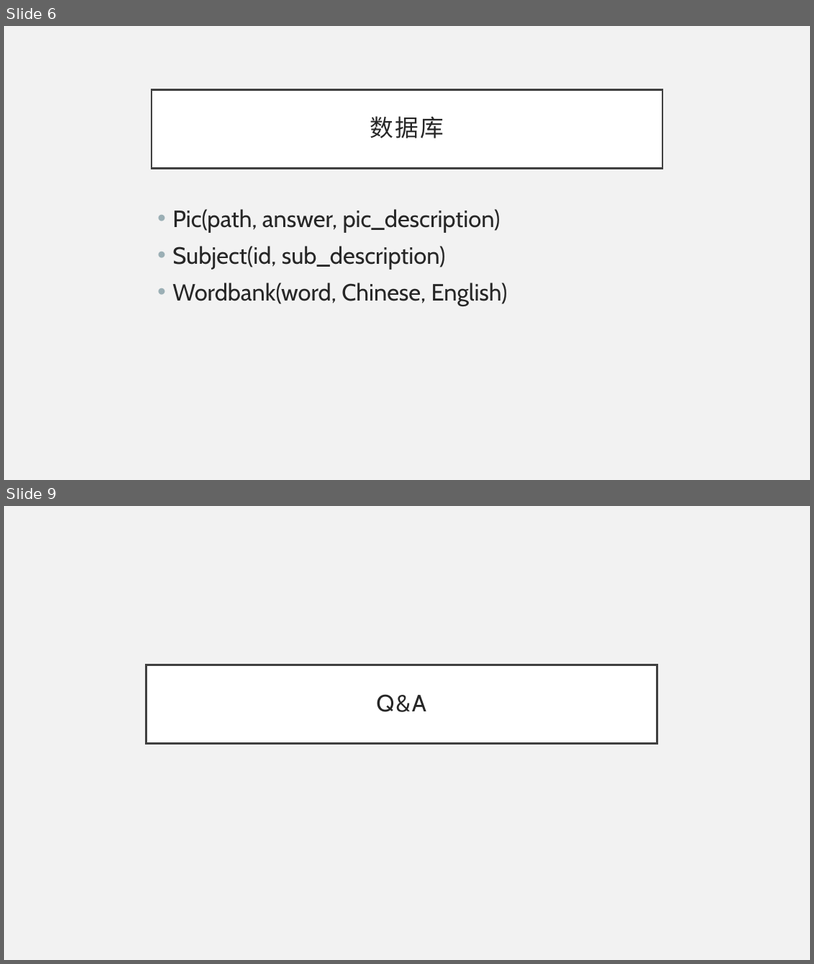
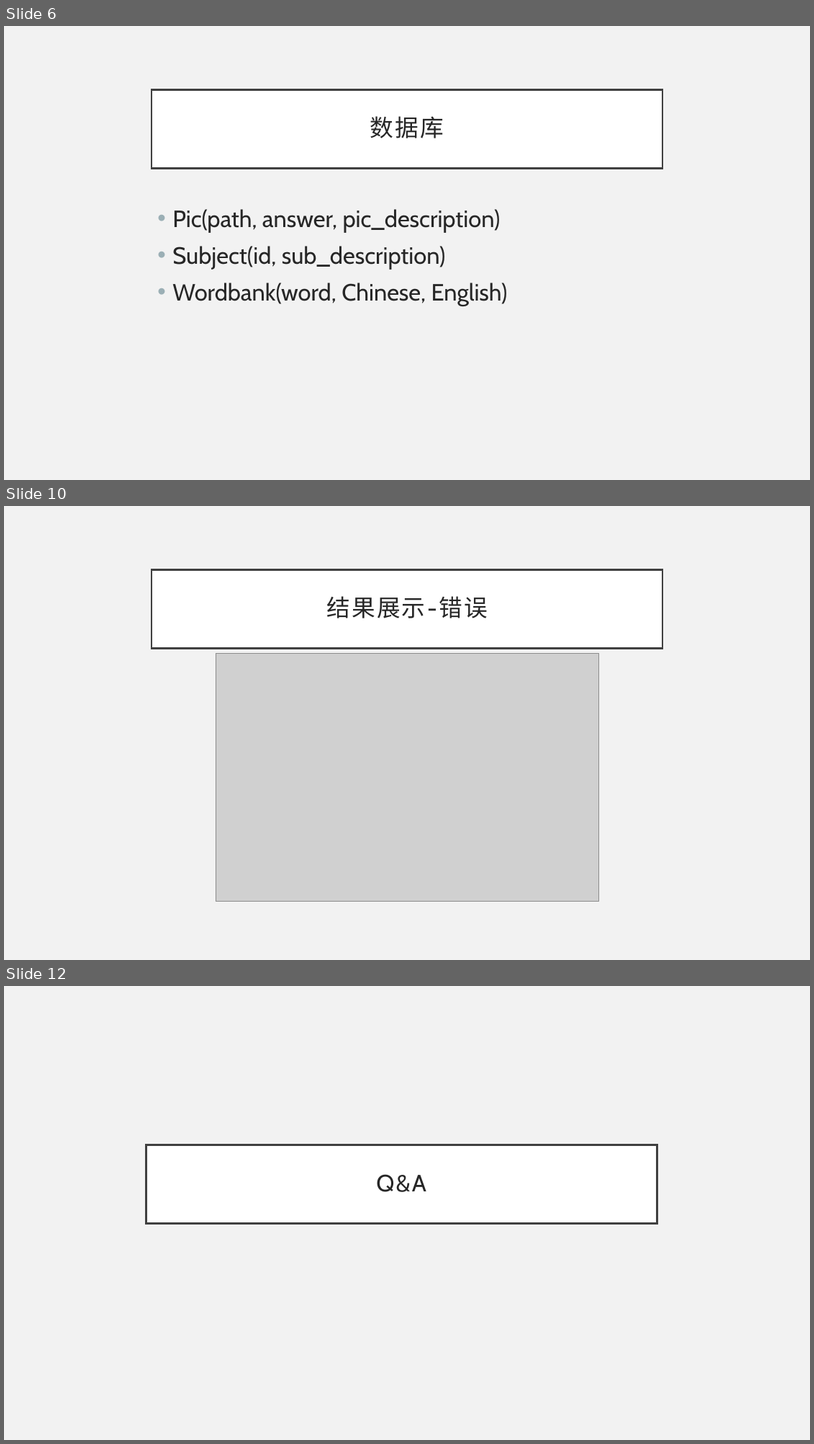
Before and after one commit to Stone-Han/crazy-words, a slide deck: crazy-words.pptx. Shown one above the other, each under a label of ours: slides 6 and 9 before the commit, slides 6, 10 and 12 after it; the slides between them are not shown. The pictures are 814x964 and 814x1444 pixels, drawn with LibreOffice and Linux fonts; fonts in the diff are those of the drawing; grey boxes stand for pictures. Boxes give left, top, right and bottom in pixels: in the first picture for what was removed or moved away, otherwise in the second. Text is boxed around its words. In the diff, an @@ line names an element or a change of style, - is before the commit and + after.

```diff
--- a/crazy-words.pptx
+++ b/crazy-words.pptx
@@ slide 10 added at bbox=[4, 506, 810, 960], background #F2F2F2 @@
@@ title added at bbox=[152, 569, 663, 648], fill #FFFFFF, outline #404040 2.5 pt, 28 pt, text #262626 @@
+结果展示-错误
@@ picture added at bbox=[216, 653, 599, 901] @@
@@ what was slide 9 is now slide 12 @@
```
Also in this commit, not shown: 3 slides changed, 2 other slides added.
